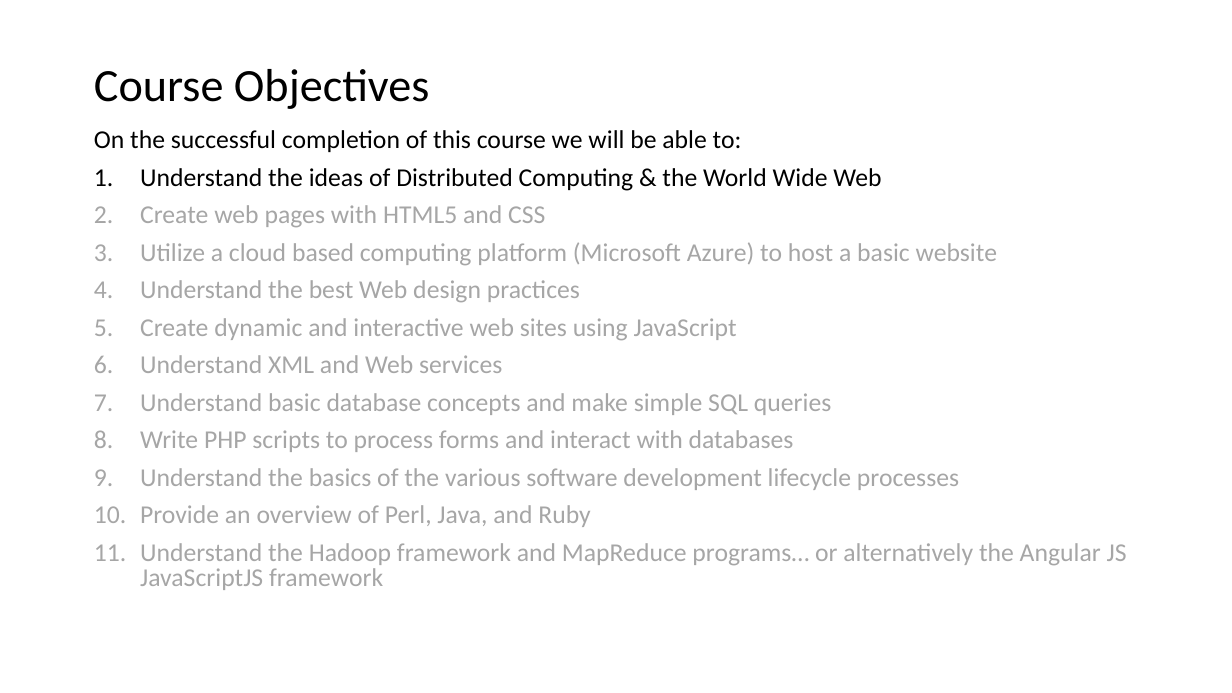
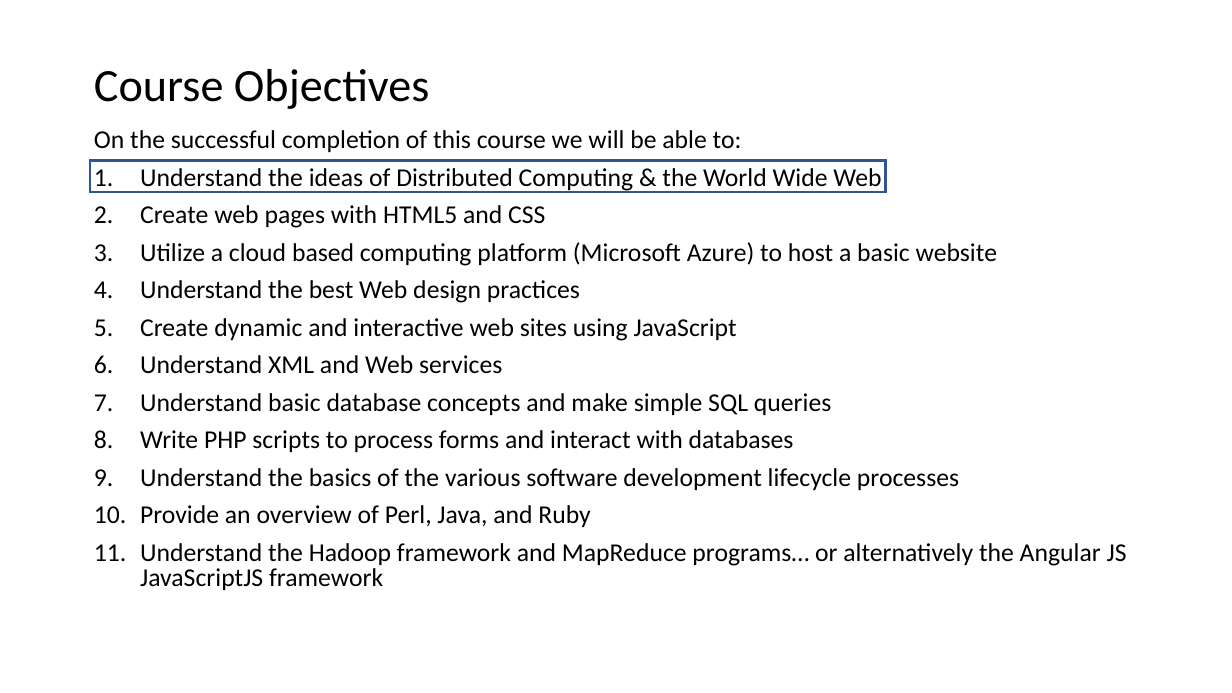
Before and after one commit to EricJPogue/www-epogue-info, a slide deck: slide 17 of CPSC-24700/Presentations/Session-01.pptx (slide 16 before the commit). Drawn at 1232x693 pixels with LibreOffice and Linux fonts; fonts in the diff are those of the drawing. Boxes give left, top, right and bottom in pixels: in the first picture for what was removed or moved away, otherwise in the second. Text is boxed around its words. In the diff, an @@ line names an element or a change of style, - is before the commit and + after.

```diff
--- a/CPSC-24700/Presentations/Session-01.pptx
+++ b/CPSC-24700/Presentations/Session-01.pptx
@@ rectangle added at (90, 161, 885, 192), outline #325491 2 pt @@
@@ text at (140, 205, 1127, 590): text colour #A6A6A6 to #000000 in "Create web pages with HTML5 and CSS", "Utilize a cloud based computing platform (Microsoft ...", "Understand the best Web design practices", "Create dynamic and interactive web sites using ..." and 6 more places @@
```
Also in this commit, not shown: 3 other slides changed, 1 slide added, 1 other file.
